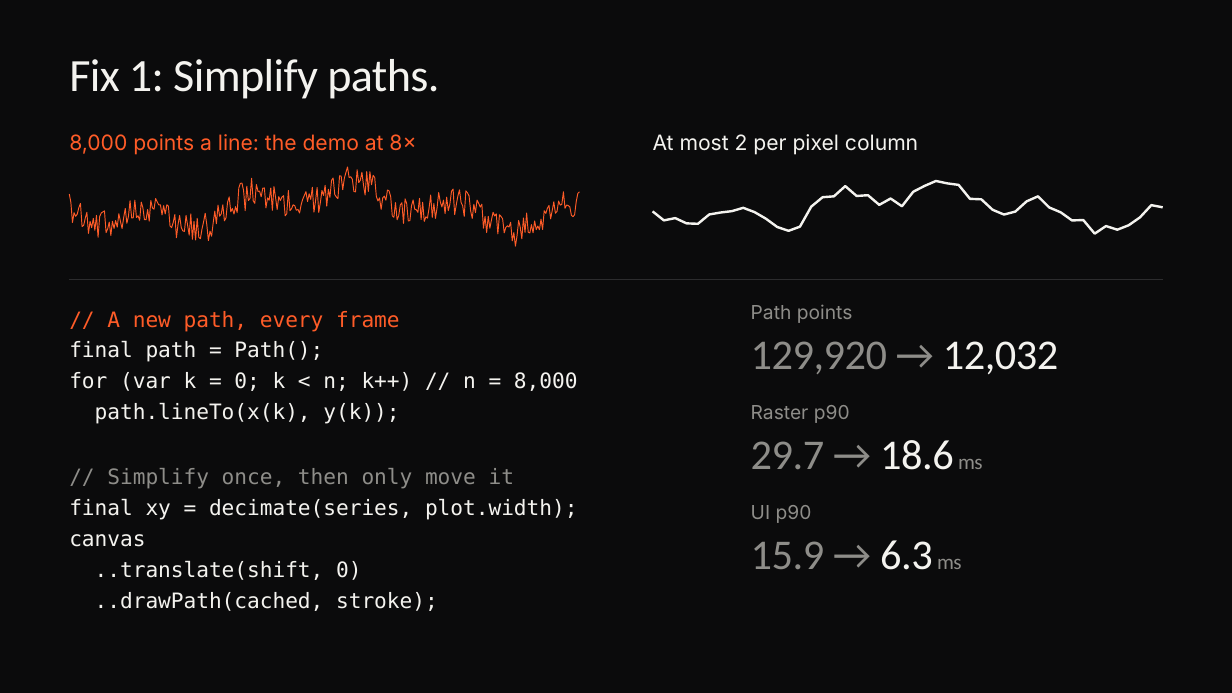
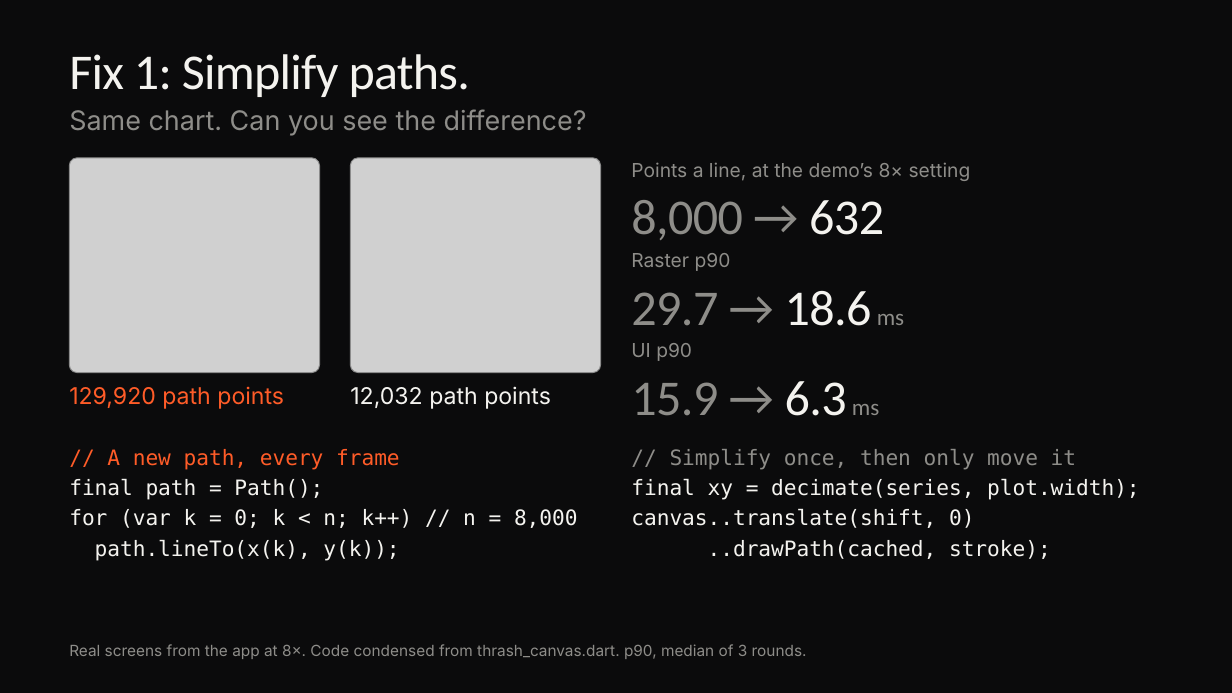
Before and after one commit to cm-collins/fluttercon-demo-app, a slide deck: slide 17 of docs/talk/slides/beyond-skia-dark.pptx (slide 22 before the commit). Drawn at 1232x693 pixels with LibreOffice and Linux fonts; fonts in the diff are those of the drawing; grey boxes stand for pictures; background and template pictures are left out. Boxes give left, top, right and bottom in pixels: in the first picture for what was removed or moved away, otherwise in the second. Text is boxed around its words. In the diff, an @@ line names an element or a change of style, - is before the commit and + after.

```diff
--- a/docs/talk/slides/beyond-skia-dark.pptx
+++ b/docs/talk/slides/beyond-skia-dark.pptx
@@ title "Fix 1: Simplify paths." at (69,54,470,97): size 36 to 39 pt, letter spacing -0.5 to -0.6 pt @@
@@ text added at (69,109,587,136), 21 pt, text #8E8D89 @@
+Same chart. Can you see the difference?
@@ text removed at (653,134,918,155) @@
-At most 2 per pixel column
@@ freeform shape removed at (69,167,579,247) @@
@@ picture added at (69,158,320,372) @@
@@ picture added at (350,158,601,372) @@
@@ text at (631,162,971,181): text changed; size 16.5 to 15 pt; text colour #FF5C28 to #8E8D89 @@
-8,000 points a line: the demo at 8×
+Points a line, at the demo’s 8× setting
@@ text added at (631,200,884,240), 39 pt, text #8E8D89 @@
+8,000 → 632
@@ freeform shape removed at (653,181,1163,234) @@
@@ text "Raster p90": place and size @@
-text "Raster p90" at (751,405,850,423)
+text "Raster p90" at (631,253,731,271)
@@ line removed from (69, 279) to (1163, 279) @@
@@ text "29.7 → 18.6 ms": place and size @@
-text "29.7 → 18.6 ms" at (751,440,983,470)
+text "29.7 → 18.6 ms" at (631,291,904,326)
@@ text "29.7 → 18.6 ms" at (631,291,904,326): size 33 to 39 pt, letter spacing -0.4 to -0.5 pt in "29.7 → 18.6"; size 16.5 to 18 pt, letter spacing -0.4 to 0 pt in "ms" @@
@@ text "UI p90": place and size @@
-text "UI p90" at (751,505,812,523)
+text "UI p90" at (631,343,692,361)
@@ text removed at (751,341,1058,374) @@
-129,920 → 12,032
@@ text at (69,386,284,409): text changed; size 15 to 18 pt; text colour #8E8D89 to #FF5C28 @@
-Path points
+129,920 path points
@@ text added at (350,386,551,409), 18 pt, text #F4F3EF @@
+12,032 path points
@@ text "15.9 → 6.3 ms": place and size @@
-text "15.9 → 6.3 ms" at (751,540,962,570)
+text "15.9 → 6.3 ms" at (631,381,879,416)
@@ text "15.9 → 6.3 ms" at (631,381,879,416): size 33 to 39 pt, letter spacing -0.4 to -0.5 pt in "15.9 → 6.3"; size 16.5 to 18 pt, letter spacing -0.4 to 0 pt in "ms" @@
@@ text "// A new path, every ...": place and size @@
-text "// A new path, every ..." at (69,311,578,611)
+text "// A new path, every ..." at (69,449,578,561)
@@ text "// A new path, every ..." at (69,449,578,561): line spacing 1.22 to 1.2 @@
@@ text added at (631,449,1140,559), 16.5 pt, text #F4F3EF @@
+// Simplify once, then only move it
+final xy = decimate(series, plot.width);
+canvas..translate(shift, 0)
+..drawPath(cached, stroke);
@@ text at (69,468,578,611): paragraphs removed @@
-// Simplify once, then only move it
-final xy = decimate(series, plot.width);
-canvas
-..translate(shift, 0)
-..drawPath(cached, stroke);
@@ text added at (69,644,807,659), 12 pt, text #8E8D89 @@
+Real screens from the app at 8×. Code condensed from thrash_canvas.dart. p90, median of 3 rounds.
```
Also in this commit, not shown: 23 other slides changed, 4 slides added, 10 slides removed, 11 other files.
